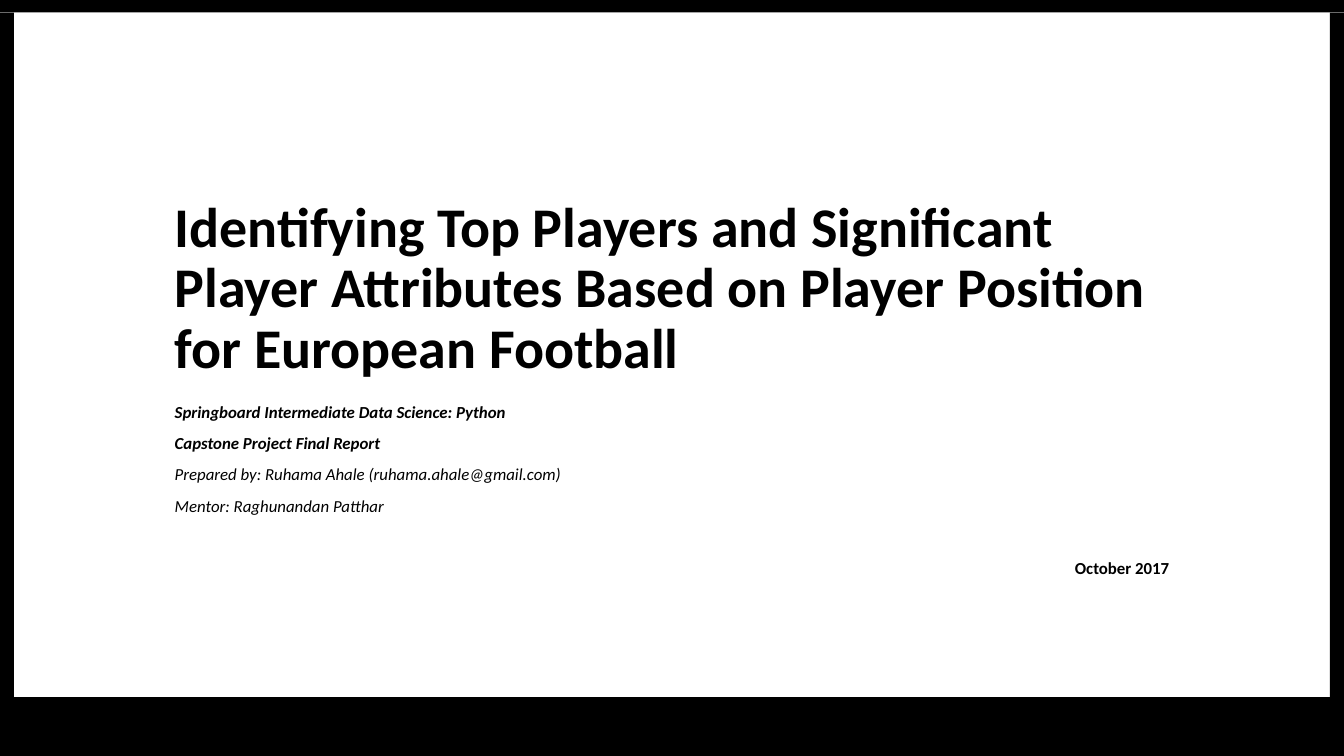
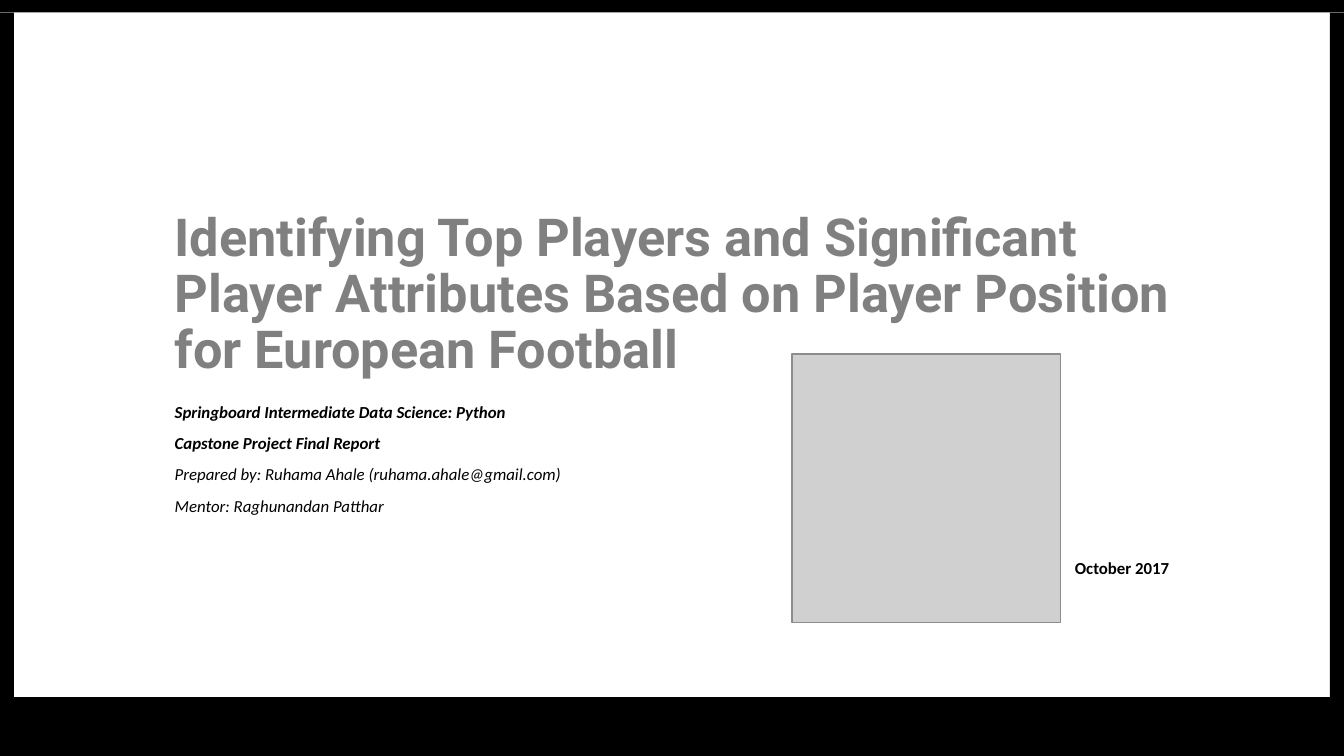
Before and after one commit to ruhama-ahale/soccer_project, a slide deck: slide 1 of Capstone_Final_Report/capstone_project_slide_soccer.pptx. Drawn at 1344x756 pixels with LibreOffice and Linux fonts; fonts in the diff are those of the drawing; grey boxes stand for pictures. Boxes give left, top, right and bottom in pixels: in the first picture for what was removed or moved away, otherwise in the second. Text is boxed around its words. In the diff, an @@ line names an element or a change of style, - is before the commit and + after.

```diff
--- a/Capstone_Final_Report/capstone_project_slide_soccer.pptx
+++ b/Capstone_Final_Report/capstone_project_slide_soccer.pptx
@@ title "Identifying Top Players and Significant ..." at (175, 216, 1169, 379): size 30 to 28 pt, font Calibri to Roboto, text colour #000000 to #808080 @@
@@ picture added at (792, 353, 1060, 622) @@
```
Also in this commit, not shown: 4 other slides changed, 22 slides added, 6 slides removed, 10 other files.
